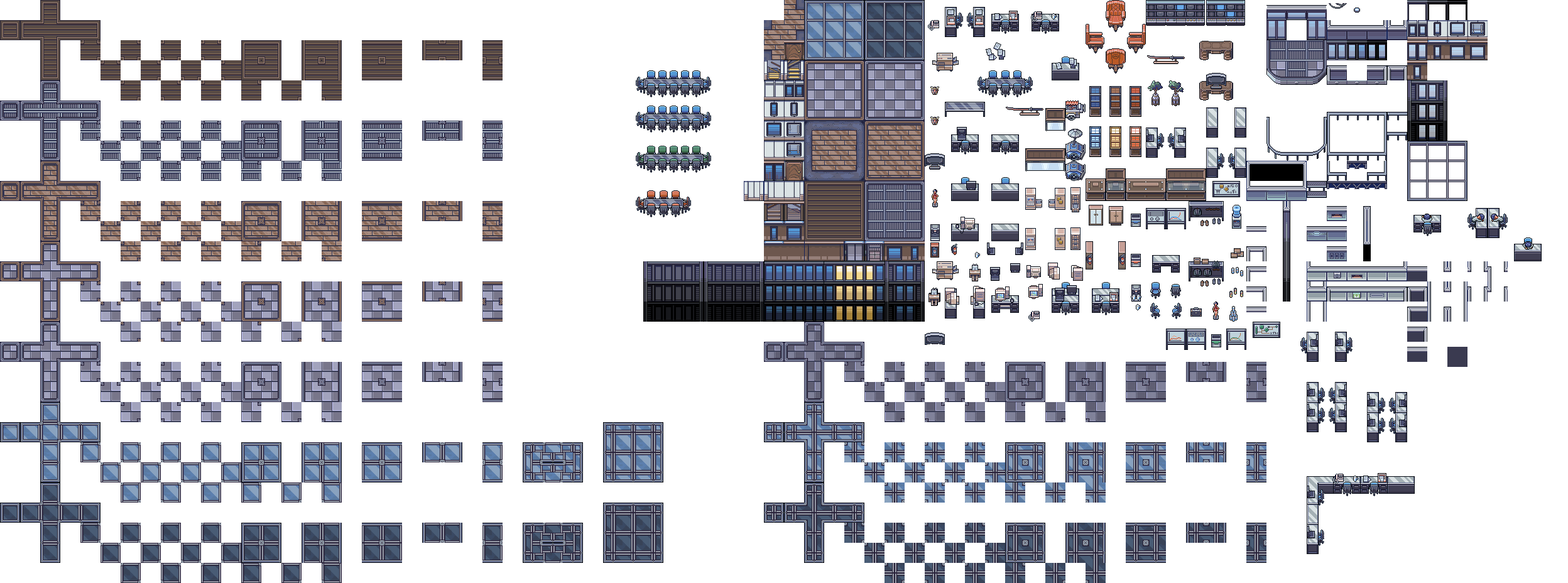
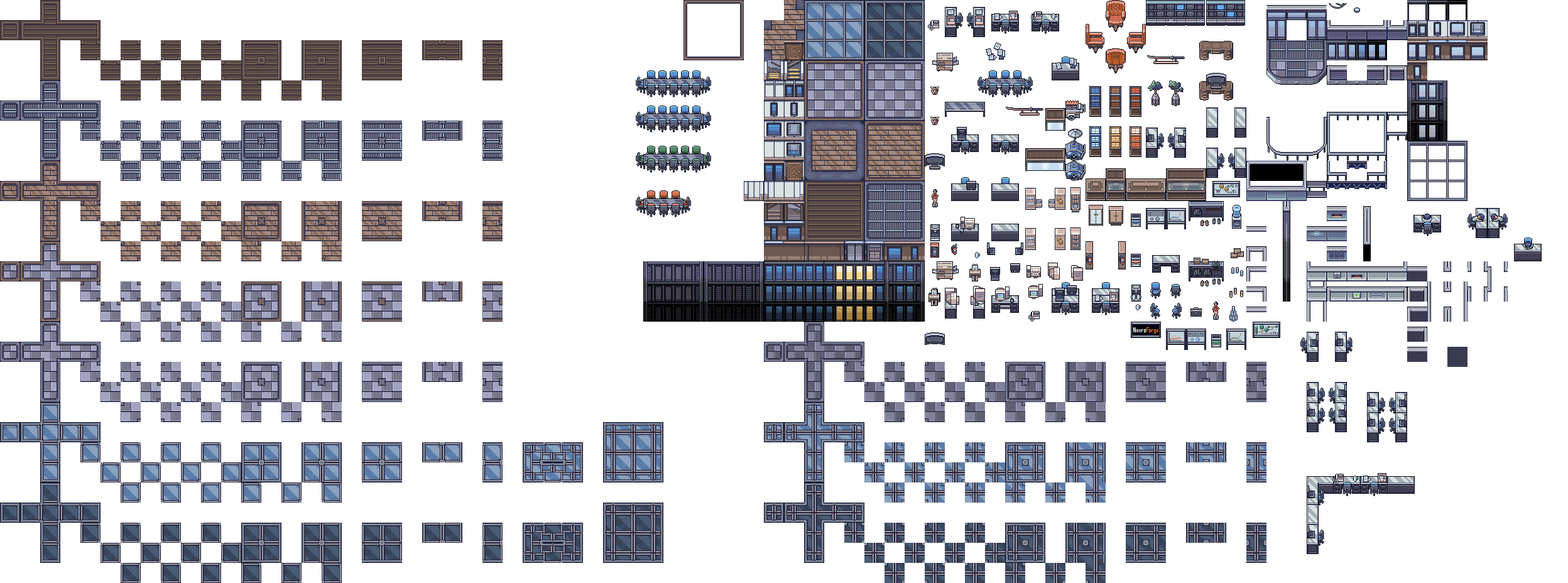
Comparing the layer stacks of the two 1568px x 583px images. Changes:
moved "Ebene 20" above "Ebene 19", painted on it over [683,0,1161,338]
removed layer "Ebene 15" over [683,0,1161,338]
painted on "Ebene 19" over [683,0,1161,338]
